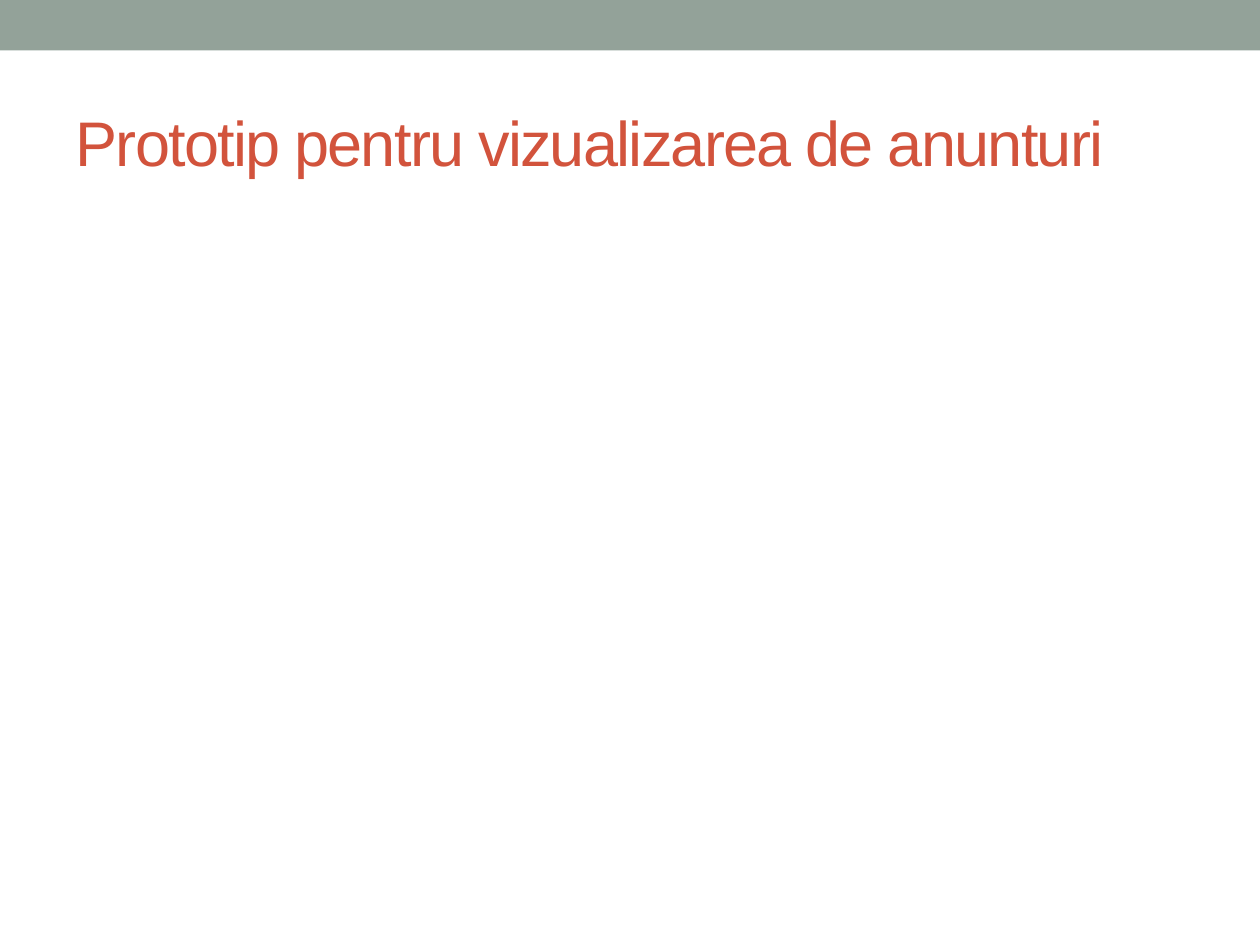
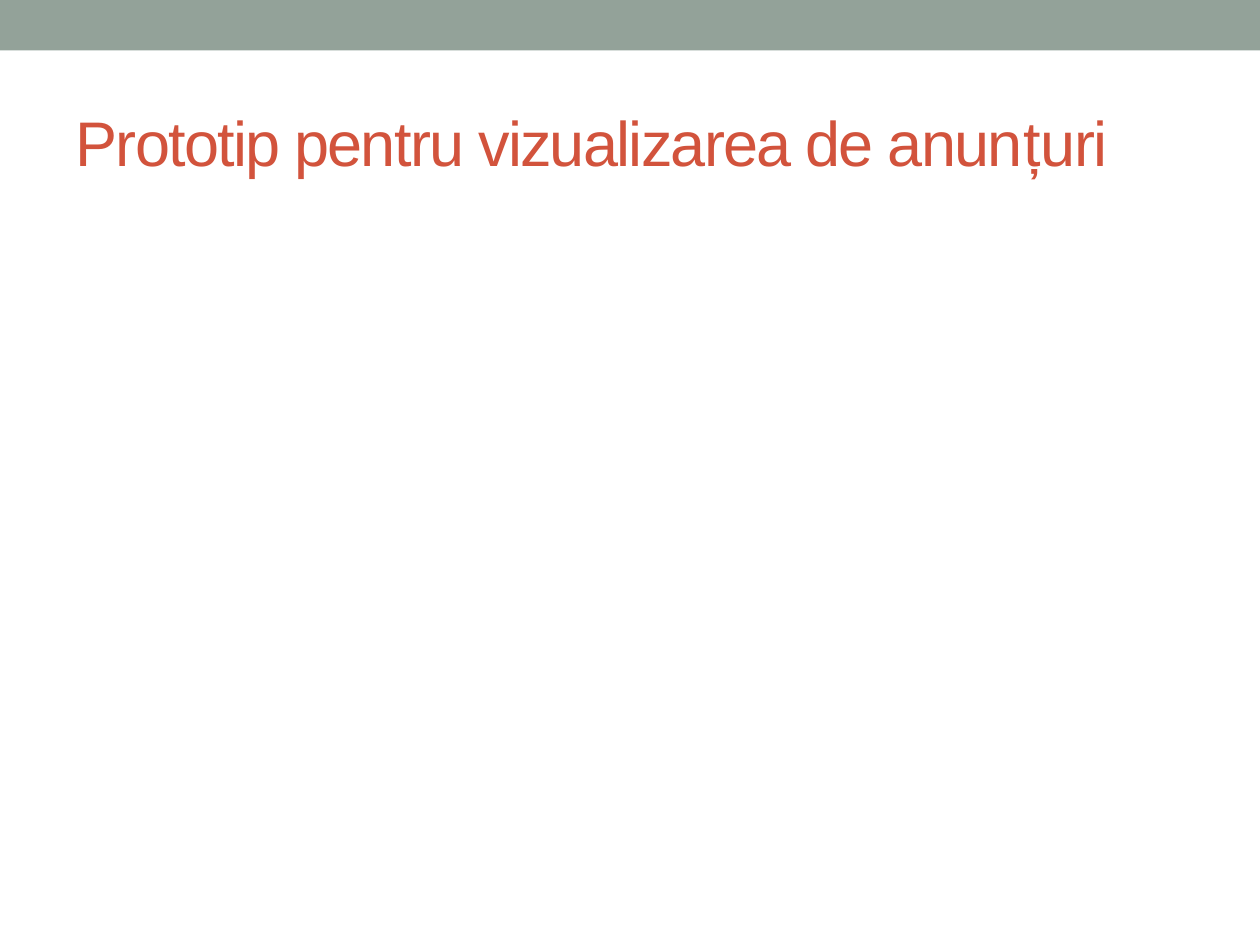
Before and after one commit to daiamarius/IoC-Proiect, a slide deck: slide 10 of Prezentare Imobiliare.pptx. Drawn at 1260x945 pixels with LibreOffice and Linux fonts; fonts in the diff are those of the drawing. Boxes give left, top, right and bottom in pixels: in the first picture for what was removed or moved away, otherwise in the second. Text is boxed around its words. In the diff, an @@ line names an element or a change of style, - is before the commit and + after.

```diff
--- a/Prezentare Imobiliare.pptx
+++ b/Prezentare Imobiliare.pptx
@@ title at [76,120,1108,178]: text changed @@
-Prototip pentru vizualizarea de anunturi
+Prototip pentru vizualizarea de anunțuri
```
Also in this commit, not shown: 9 other slides changed.
